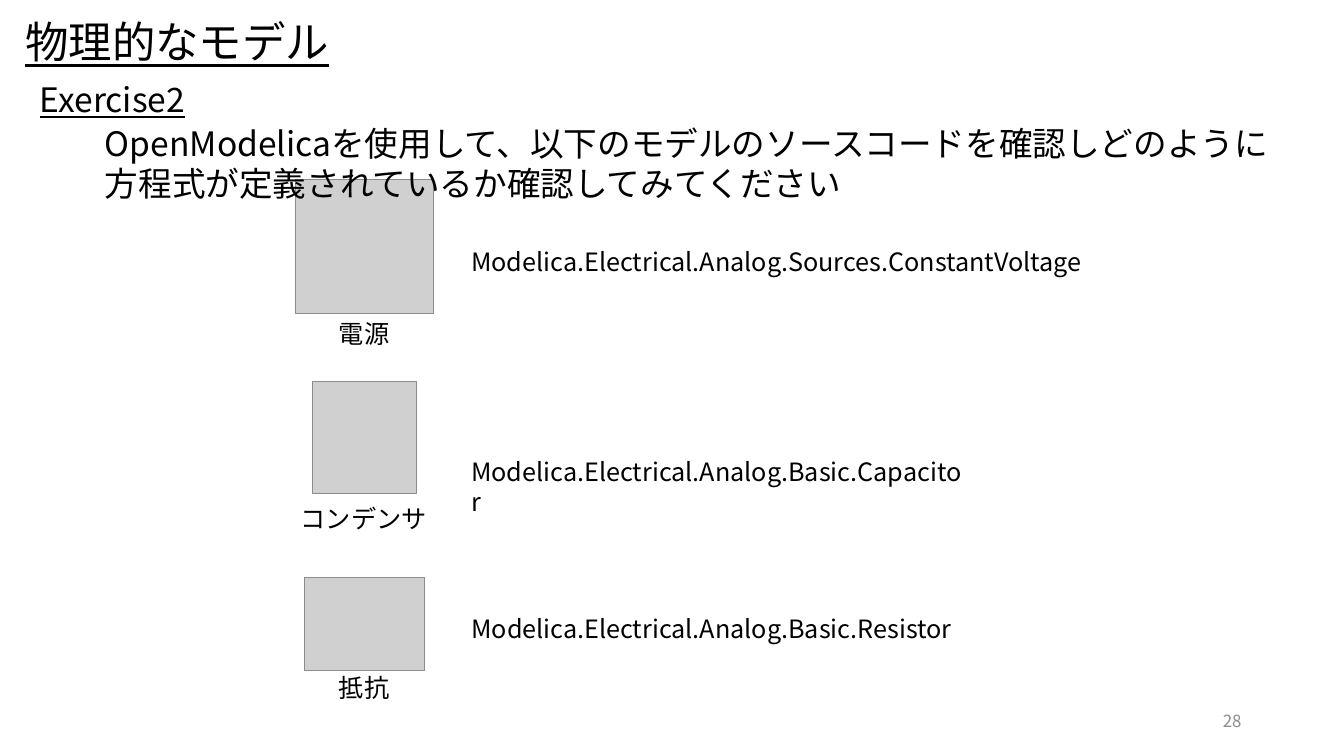
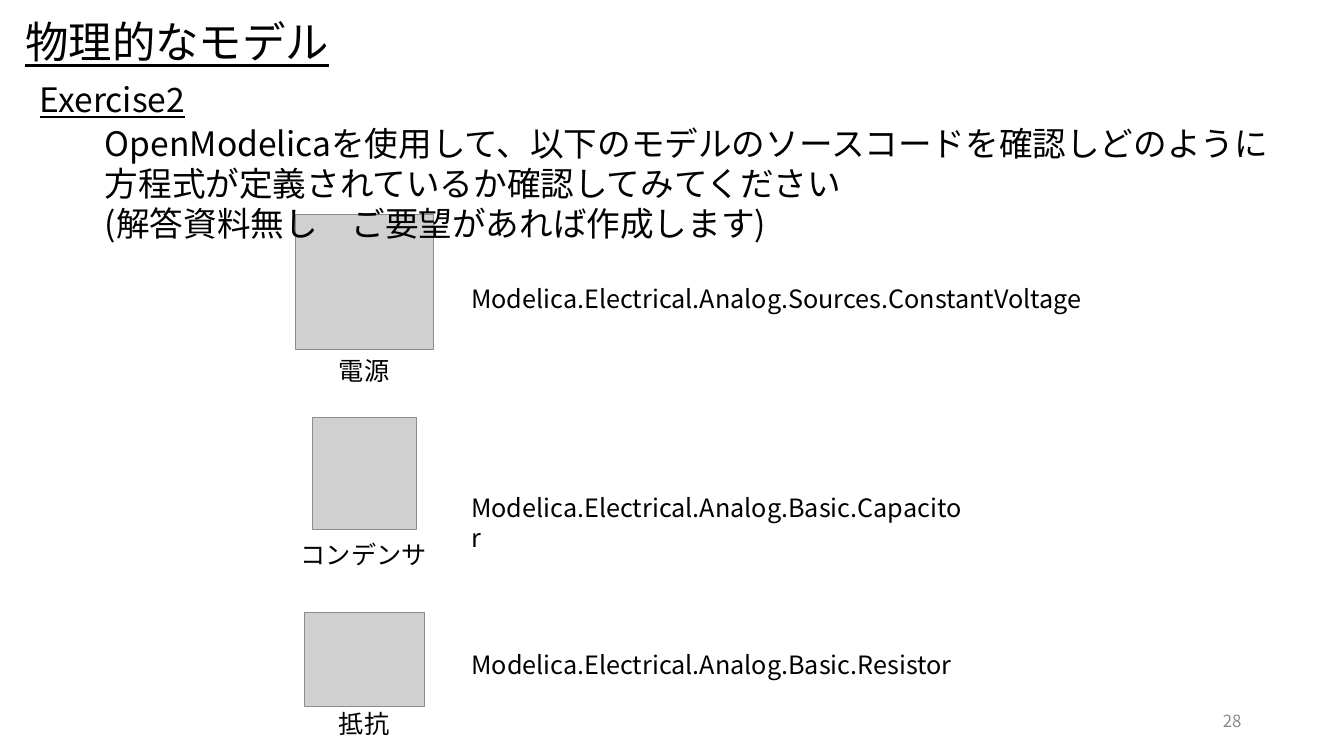
Before and after one commit to UedaShigenori/OpenModelica_Tutorials_Ja, a slide deck: slide 28 of 7_PhysicsDomainModel/OpenModelica_Tutorials_7_PlantModel.pptx. Drawn at 1344x756 pixels with LibreOffice and Linux fonts; fonts in the diff are those of the drawing; grey boxes stand for pictures. Boxes give left, top, right and bottom in pixels: in the first picture for what was removed or moved away, otherwise in the second. Text is boxed around its words. In the diff, an @@ line names an element or a change of style, - is before the commit and + after.

```diff
--- a/7_PhysicsDomainModel/OpenModelica_Tutorials_7_PlantModel.pptx
+++ b/7_PhysicsDomainModel/OpenModelica_Tutorials_7_PlantModel.pptx
@@ text at box(105, 207, 766, 246): paragraph added @@
+(解答資料無し ご要望があれば作成します)
@@ 6 texts, 3 pictures: place and size @@
-6 texts, 3 pictures at box(295, 179, 1081, 699)
+6 texts, 3 pictures at box(295, 215, 1081, 735)
```
Also in this commit, not shown: 3 other slides changed, 1 slide added, 1 other file.
